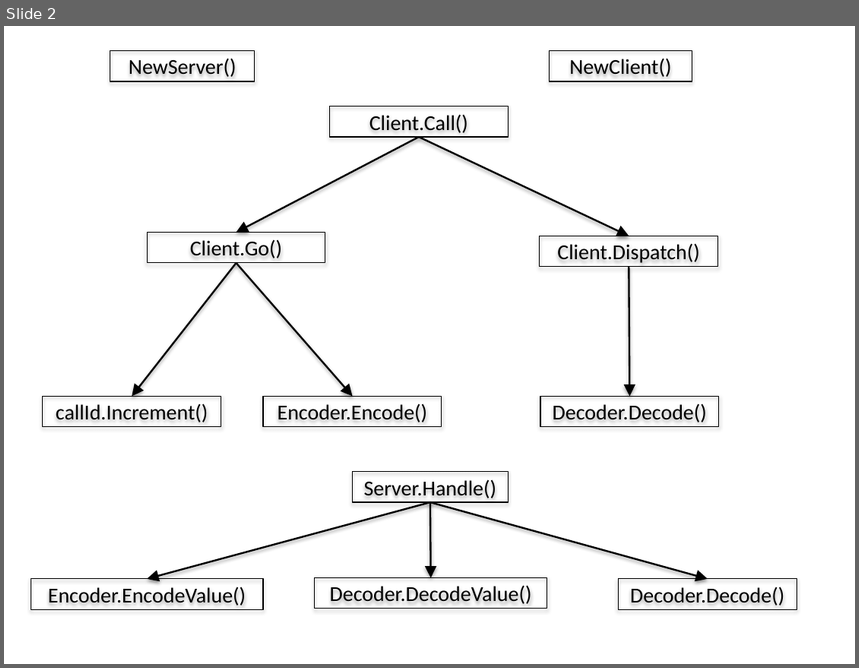
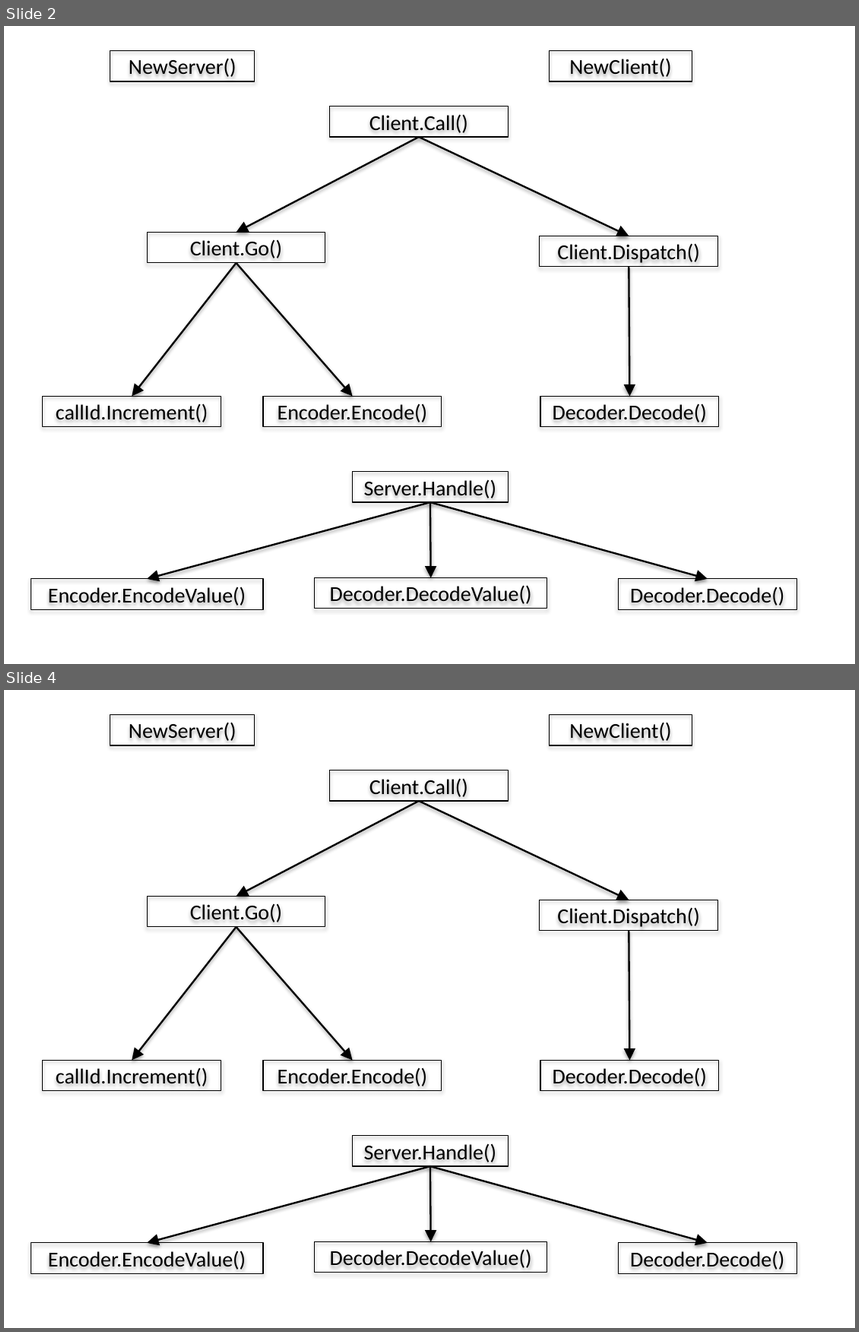
Before and after one commit to ema8490/etn, a slide deck: doc/call graphs.pptx. Shown one above the other, each under a label of ours: slide 2 before the commit, slides 2 and 4 after it; the slides between them are not shown. The pictures are 859x668 and 859x1332 pixels, drawn with LibreOffice and Linux fonts; fonts in the diff are those of the drawing. Boxes give left, top, right and bottom in pixels: in the first picture for what was removed or moved away, otherwise in the second. Text is boxed around its words. In the diff, an @@ line names an element or a change of style, - is before the commit and + after.

Commit message:
tt call graph added

```diff
--- a/doc/call graphs.pptx
+++ b/doc/call graphs.pptx
@@ slide 4 added at [4,690,855,1328], background #FFFFFF @@
@@ rectangle added at [110,714,255,745], outline #000000 0.75 pt, 18 pt, text #000000 @@
+NewServer()
@@ rectangle added at [550,714,693,745], outline #000000 0.75 pt, 18 pt, text #000000 @@
+NewClient()
@@ rectangle added at [330,770,509,801], outline #000000 0.75 pt, 18 pt, text #000000 @@
+Client.Call()
@@ arrow added from (418, 801) to (237, 897), #000000 1.5 pt @@
@@ arrow added from (418, 801) to (629, 901), #000000 1.5 pt @@
@@ rectangle added at [147,897,325,927], outline #000000 0.75 pt, 18 pt, text #000000 @@
+Client.Go()
@@ rectangle added at [539,901,718,931], outline #000000 0.75 pt, 18 pt, text #000000 @@
+Client.Dispatch()
@@ arrow added from (237, 927) to (132, 1060), #000000 1.5 pt @@
@@ arrow added from (237, 927) to (352, 1060), #000000 1.5 pt @@
@@ arrow added from (629, 931) to (629, 1060), #000000 1.5 pt @@
@@ rectangle added at [42,1060,221,1091], outline #000000 0.75 pt, 18 pt, text #000000 @@
+callId.Increment()
@@ rectangle added at [264,1060,443,1091], outline #000000 0.75 pt, 18 pt, text #000000 @@
+Encoder.Encode()
@@ rectangle added at [541,1060,719,1091], outline #000000 0.75 pt, 18 pt, text #000000 @@
+Decoder.Decode()
@@ rectangle added at [352,1136,508,1167], outline #000000 0.75 pt, 18 pt, text #000000 @@
+Server.Handle()
@@ arrow added from (430, 1167) to (147, 1243), #000000 1.5 pt @@
@@ arrow added from (430, 1167) to (431, 1243), #000000 1.5 pt @@
@@ arrow added from (430, 1167) to (708, 1243), #000000 1.5 pt @@
@@ rectangle added at [31,1243,262,1274], outline #000000 0.75 pt, 18 pt, text #000000 @@
+Encoder.EncodeValue()
@@ rectangle added at [315,1243,547,1273], outline #000000 0.75 pt, 18 pt, text #000000 @@
+Decoder.DecodeValue()
@@ rectangle added at [619,1243,797,1274], outline #000000 0.75 pt, 18 pt, text #000000 @@
+Decoder.Decode()
```
Also in this commit, not shown: 1 other slide added, 4 other files.
